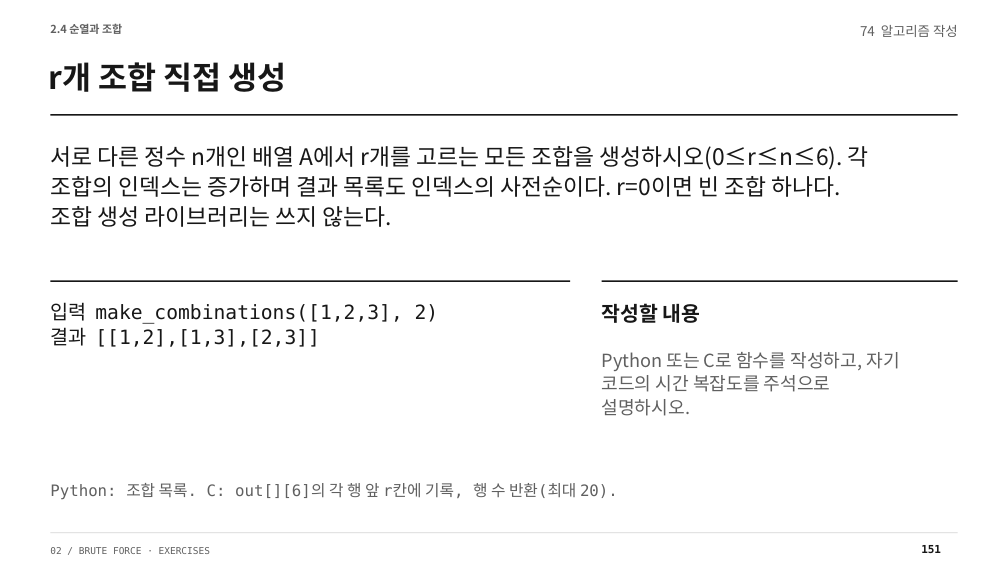
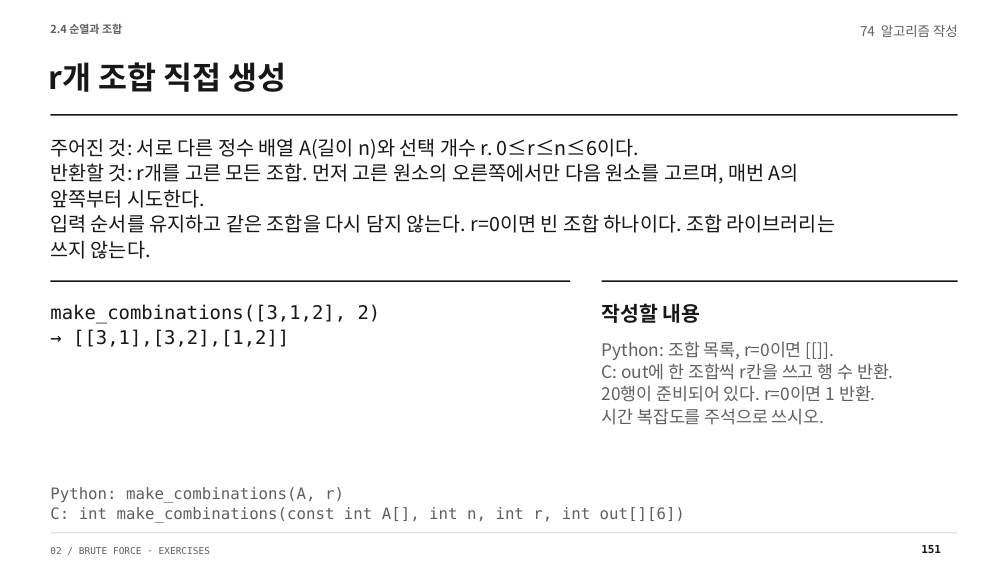
Before and after one commit to Sangdon-Park/Sangdon-Park.github.io, a slide deck: slide 151 of data/알고리즘/2장_연습문제_100문항_알고리즘작성형_수업용.pptx. Drawn at 1008x567 pixels with LibreOffice and Linux fonts; fonts in the diff are those of the drawing. Boxes give left, top, right and bottom in pixels: in the first picture for what was removed or moved away, otherwise in the second. Text is boxed around its words. In the diff, an @@ line names an element or a change of style, - is before the commit and + after.

```diff
--- a/data/알고리즘/2장_연습문제_100문항_알고리즘작성형_수업용.pptx
+++ b/data/알고리즘/2장_연습문제_100문항_알고리즘작성형_수업용.pptx
@@ text at [50,138,835,259]: text changed; size 21.8 to 18.8 pt @@
-서로 다른 정수 n개인 배열 A에서 r개를 고르는 모든 조합을 생성하시오(0≤r≤n≤6). 각
-조합의 인덱스는 증가하며 결과 목록도 인덱스의 사전순이다. r=0이면 빈 조합 하나다.
-조합 생성 라이브러리는 쓰지 않는다.
+주어진 것: 서로 다른 정수 배열 A(길이 n)와 선택 개수 r. 0≤r≤n≤6이다.
+반환할 것: r개를 고른 모든 조합. 먼저 고른 원소의 오른쪽에서만 다음 원소를 고르며, 매번 A의
+앞쪽부터 시도한다.
+입력 순서를 유지하고 같은 조합을 다시 담지 않는다. r=0이면 빈 조합 하나이다. 조합 라이브러리는
+쓰지 않는다.
@@ text at [50,304,381,347]: text changed; size 18.8 to 18 pt @@
-입력 make_combinations([1,2,3], 2)
-결과 [[1,2],[1,3],[2,3]]
+make_combinations([3,1,2], 2)
+→ [[3,1],[3,2],[1,2]]
@@ text at [602,341,894,425]: text changed; size 17.2 to 16.5 pt @@
-Python 또는 C로 함수를 작성하고, 자기
-코드의 시간 복잡도를 주석으로
-설명하시오.
+Python: 조합 목록, r=0이면 [[]].
+C: out에 한 조합씩 r칸을 쓰고 행 수 반환.
+20행이 준비되어 있다. r=0이면 1 반환.
+시간 복잡도를 주석으로 쓰시오.
@@ text at [50,487,685,523]: text changed @@
-Python: 조합 목록. C: out[][6]의 각 행 앞 r칸에 기록, 행 수 반환(최대 20).
+Python: make_combinations(A, r)
+C: int make_combinations(const int A[], int n, int r, int out[][6])
```
Also in this commit, not shown: 70 other slides changed, 24 other files.
